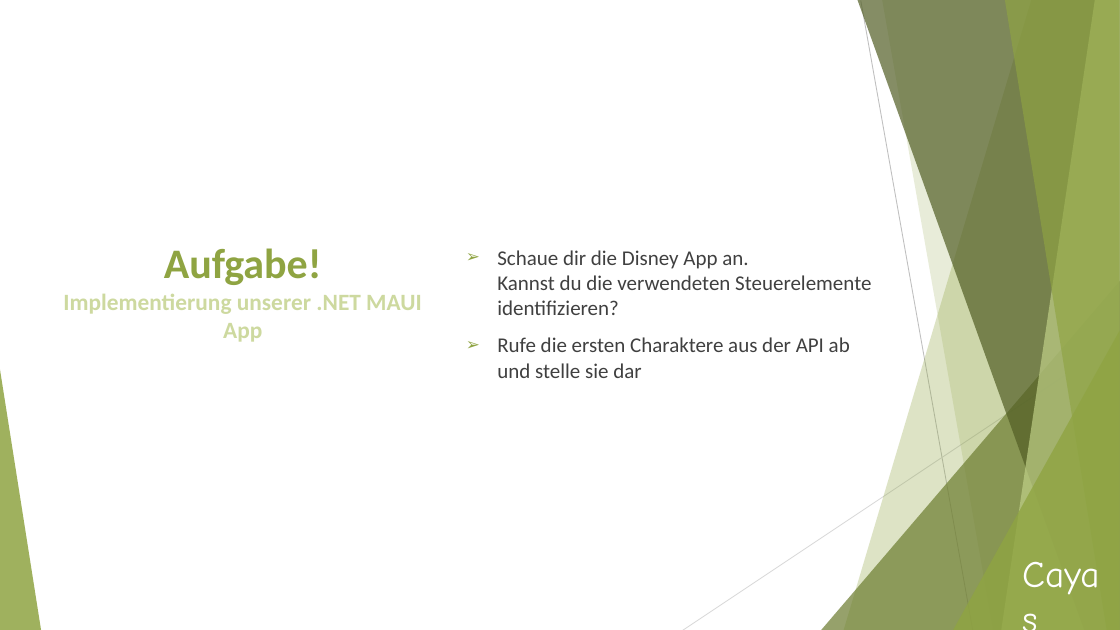
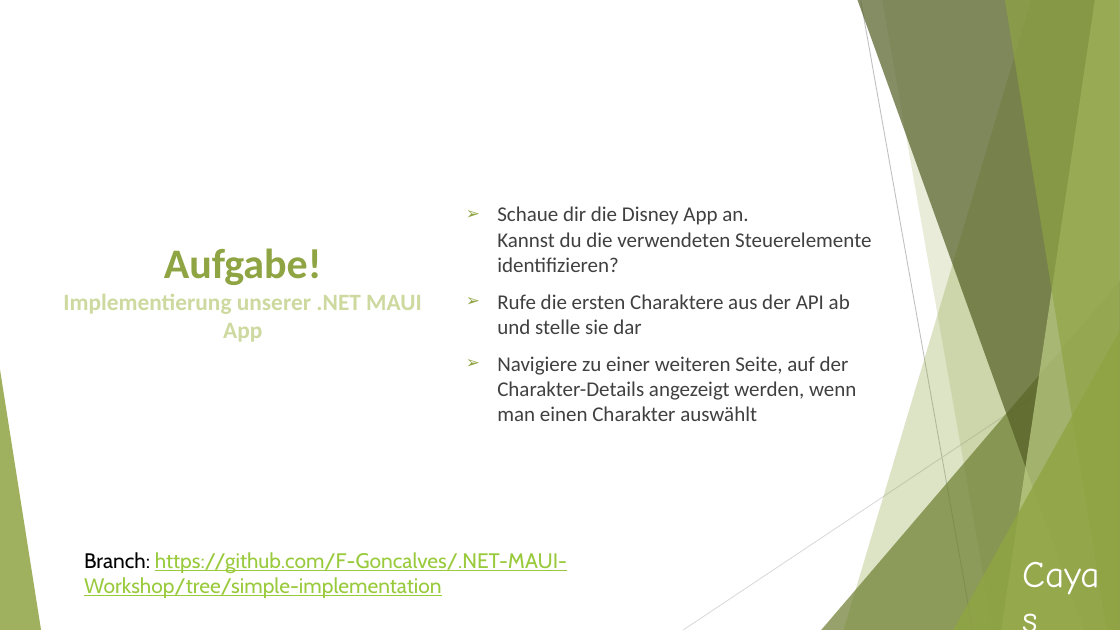
Before and after one commit to F-Goncalves/.NET-MAUI-Workshop-Resources, a slide deck: slide 13 of Workshop-Dotnet-MAUI.pptx. Drawn at 1120x630 pixels with LibreOffice and Linux fonts; fonts in the diff are those of the drawing. Boxes give left, top, right and bottom in pixels: in the first picture for what was removed or moved away, otherwise in the second. Text is boxed around its words. In the diff, an @@ line names an element or a change of style, - is before the commit and + after.

```diff
--- a/Workshop-Dotnet-MAUI.pptx
+++ b/Workshop-Dotnet-MAUI.pptx
@@ text at (497, 356, 856, 421): paragraph added @@
+➢ Navigiere zu einer weiteren Seite, auf der Charakter-Details angezeigt werden, wenn man einen Charakter auswählt
@@ text added at (84, 552, 567, 598), 18 pt, text #99CA3C, underline @@
+Branch: https://github.com/F-Goncalves/.NET-MAUI-Workshop/tree/simple-implementation
```
Also in this commit, not shown: 6 other slides changed.
